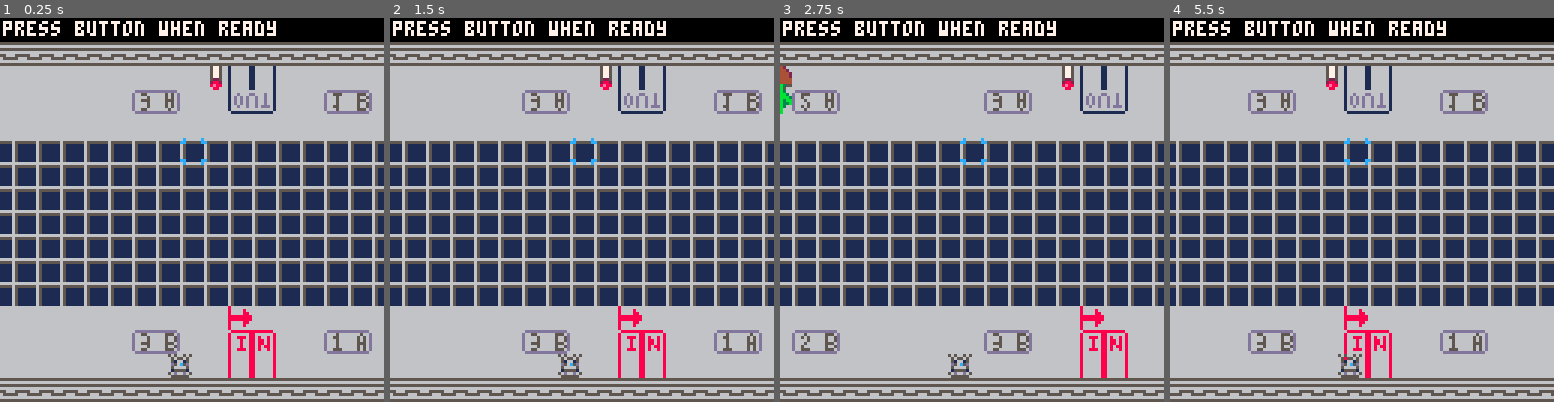
Above: before the commit, frames 1-4 (left to right).
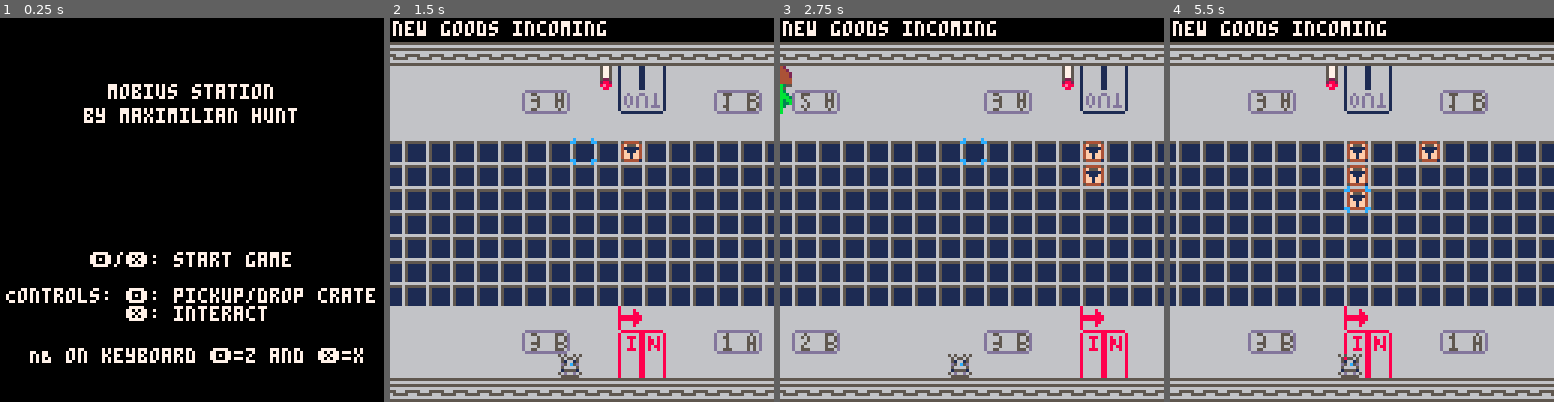
Above: after the commit, the same moments.

Repository: m-r-hunt/Pico-8-Carts
Game: PICO-8 cartridge mobius.p8
Same seed, same stepped clock (60 frames per second), same inputs: the game is played once before the commit and once after it.
Inputs:
- Up to frame 1 (0.25 s): no input
- Up to frame 2 (1.5 s): tap O (Z key) at 0.33, 0.7, 1.43 s; tap X (X key) at 1.07 s
- Up to frame 3 (2.75 s): hold Left 1.97-2.37 s; tap X (X key) at 2.07, 2.4, 2.73 s; tap O (Z key) at 2.22 s; hold Down from 2.42 s (still down)
- Up to frame 4 (5.5 s): release Down at 2.82 s; hold Right 2.87-3.53 s; tap X (X key) every 0.33 s from 3.07 to 5.4 s; tap O (Z key) at 3.1, 3.98, 4.87 s; hold Up 3.58-4.08 s; hold Right 4.13-4.53 s; hold Down 4.58-5.08 s; hold Left from 5.13 s (still down)

The runs differ from the first frame. In frame 1, 95% of the frame differs, in the area x 0-100%, y 0-100%; in frame 2, 1.1%; in frame 3, 1.4%; in frame 4, 1.9%.

Commit message:
Some morebitz(tm)

Diff:
--- a/mobius.p8
+++ b/mobius.p8
@@ -7,11 +7,8 @@
 
 --todo
 
---better ui on fment
 --day summary screen
---banners/transitions between states
---reconceptualize crate management as push/pull
---redraw crates as nicer icons
+--cap crate speed
 
 --done
 --multi delivery
@@ -19,6 +16,10 @@
 --animated crates
 --switch to more small crates(?)
 --fix crate pathfinding around joins(ish)
+--better ui on fment
+--banners/transitions between states
+--reconceptualize crate management as push/pull
+--redraw crates as nicer icons
 
 -->8
 --core
@@ -423,7 +424,7 @@
 		inventory[target]-=1
 		target_number-=1
 		if target_number<=0 then
-			transition("delivery_prep")
+			transition("summary")
 		end
 	elseif t>=time_limit then
 		transition("gameover")
@@ -441,6 +442,21 @@
 end
 
 -->8
+--summary
+
+function update_summary()
+	if btnp()&0b110000~=0 then
+		transition("delivery_prep")
+	end
+end
+
+function draw_summary()
+	draw_world()
+	rectfill(20,20,108,108,13)
+	print("summary",50,30,0)
+end
+
+-->8
 --menus
 
 function update_gameover()
@@ -464,8 +480,12 @@
 
 function draw_title()
 	cls()
-	print("mobius station",60,64,7)
-	print("🅾️/❎: start game",60,78,7)
+	print("mobius station",36,22,7)
+	print("by maximilian hunt",28,30,7)
+	print("🅾️/❎: start game",30,78,7)
+	print("Controls: 🅾️: pickup/drop crate\n",2,90,7)
+	print("❎: interact",42,96,7)
+	print("NB on keyboard 🅾️=z and ❎=x",10,110,7)
 end
 
 -->8
@@ -493,8 +513,8 @@
 
 function _init()
 	new_game()
-	--transition("title")
-	transition("chill")
+	transition("title")
+	--transition("chill")
 end
 
 function _update60()
@@ -581,11 +600,11 @@
 00444440004444400044444000444440004444400044444000444440004444400044444000444440004444400044444000444440004444400044444000444440
 00000000000000000000000000000000000000000000000000000000000000000000000000000000000000000000000000000000000000000000000000000000
 00444440004444400044444000444440004444400044444000444440004444400044444000444440004444400044444000444440004444400044444000444440
-04f8f8f404f88ff404fdcdf404fafff40422522404f555f404fffff404f6fff404f555f404f776f404fffff404fffff404fffff404fffff404fffff404fffff4
-04ff8ff404886e8404ccccc404aadff4045555540456665404f2f2f404f6fff4041111140475656404fffff404fffff404fffff404fffff404fffff404fffff4
-0418f814048668e404f8c8f404fd55f40425222404566654042e2e2404f5fff404f111f40465656404fffff404fffff404fffff404fffff404fffff404fffff4
-0411f114048888e404fc8cf404dddd54045555540456665404efefe404f5665404ff1ff404f776f404fffff404fffff404fffff404fffff404fffff404fffff4
-04fffff404f888f404fcccf4045555d40422252404f555f404f2ff2404ff55f404ff1ff404f555f404fffff404fffff404fffff404fffff404fffff404fffff4
+04f8f8f404f88ff404fdcdf404fafff40422522404f555f404fffff404f6fff404f555f404f776f4048eff64047bbb7404fffff404ffcff404ff5ff404ff6ff4
+04ff8ff404886e8404ccccc404aadff4045555540456665404f2f2f404f6fff4041111140475656404f8e6f404bbbbb404fffef404fcccf404ff3ff404f9aff4
+0418f814048668e404f8c8f404fd55f40425222404566654042e2e2404f5fff404f111f40465656404ff67f404bbbbb404f58e8404ccddd404f333f404f6ff64
+0411f114048888e404fc8cf404dddd54045555540456665404efefe404f5665404ff1ff404f776f404f6f67404bbbbb404f58f8404f5f5f404f2e2f4049af9a4
+04fffff404f888f404fcccf4045555d40422252404f555f404f2ff2404ff55f404ff1ff404f555f404ffff64047bbb7404f5fff404ff5ff404f222f404fffff4
 00444440004444400044444000444440004444400044444000444440004444400044444000444440004444400044444000444440004444400044444000444440
 00000000000000000000000000000000000000000000000000000000000000000000000000000000000000000000000000000000000000000000000000000000
 00444440444444400044444044444440004444404444444000444440444444400044444044444440004444404444444000444440444444400044444044444440
